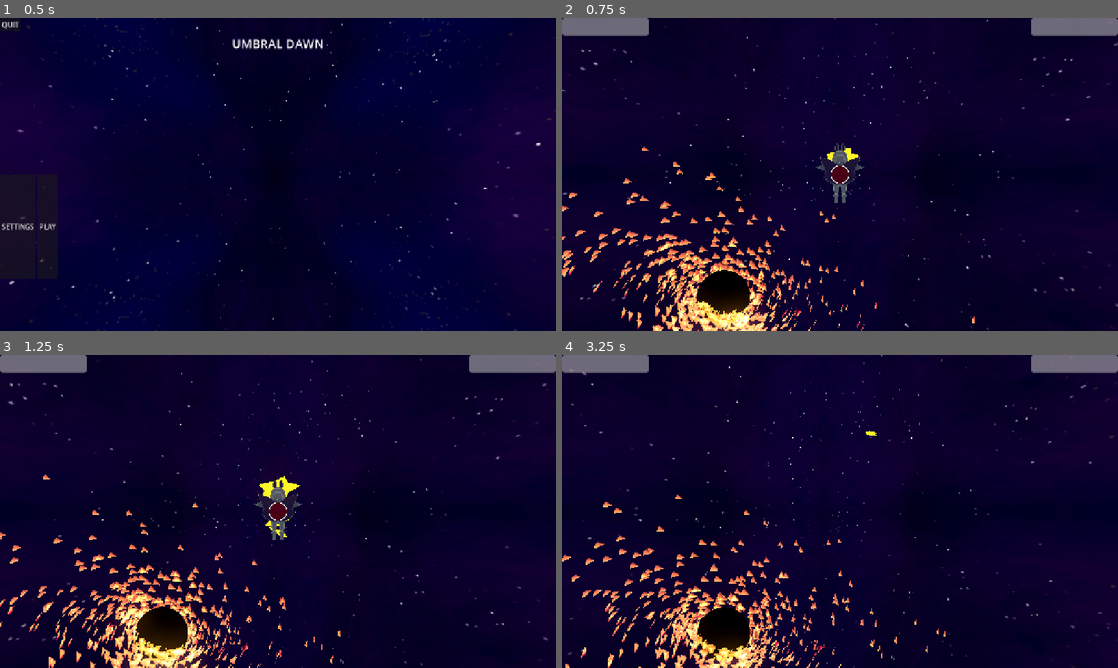
Above: before the commit, frames 1-4 (two rows, left to right).
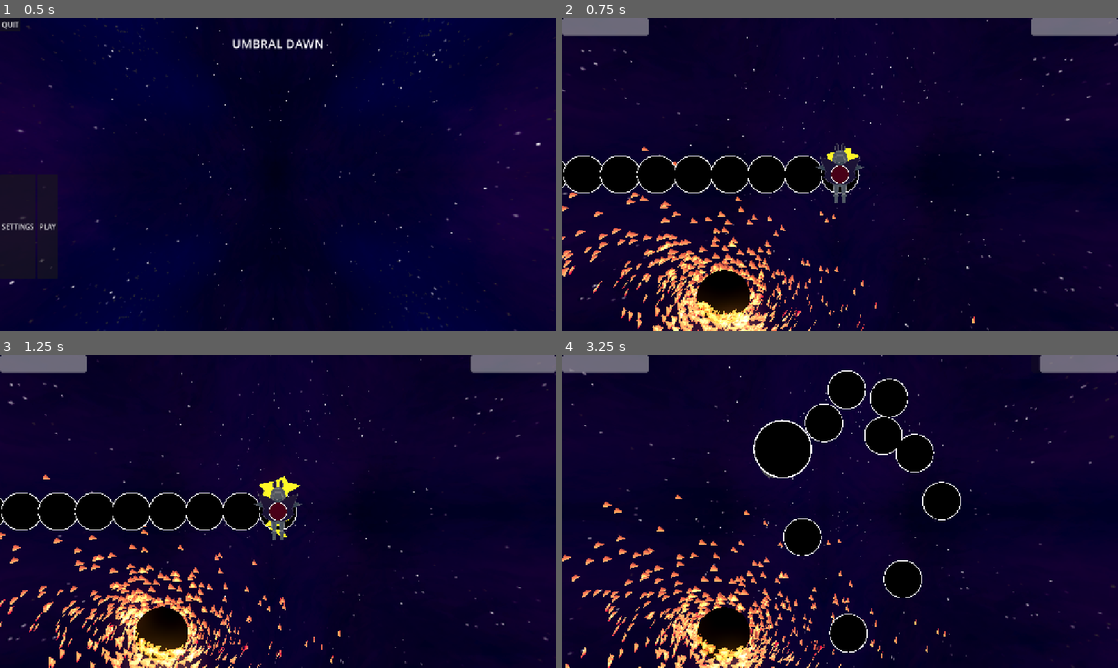
Above: after the commit, the same moments.

Repository: thomaskareka/csce552-3d
Game: Godot game, scene res://scenes/MainMenu.tscn
Two runs of this game, one before a commit and one after it. Both use one fixed random seed, a clock stepped at 60 frames per second and the inputs below.
Inputs (mouse positions are in pixels of both pictures, inside the frame that each line leads up to):
- Up to frame 1 (0.5 s): no input
- Up to frame 2 (0.75 s): click "PLAY" at 0.5 s
- Up to frame 3 (1.25 s): no input
- Up to frame 4 (3.25 s): move the mouse to (867, 511) at 1.27 s; press the mouse at (867, 511) at 1.28 s; hold W (move_up) from 1.28 s (still down); move the mouse to (812, 511) at 2.02 s; release the mouse at (812, 511) at 2.03 s; right-click (812, 511) at 2.1 s; move the mouse to (851, 505) at 2.77 s; press the mouse at (851, 505) at 2.78 s

Frame 1 is identical in both runs. In frame 2, 4.9% of the frame differs, in the area x 0-54%, y 44-56%; in frame 3, 4.9%; in frame 4, 7.7%, in the area x 34-87%, y 0-96%.

Commit message:
fix health system

Diff:
--- a/components/ai/blob_ai.gd
+++ b/components/ai/blob_ai.gd
@@ -1,7 +1,9 @@
 extends EnemyAI
 class_name BlobEnemyAI
 const BLOB_SCENE = preload("uid://b578iscp5s8yq")
+const CHILD_HEALTH_SCENE = preload("uid://dotxcjf3uwy8b")
 const BLOB_COUNT = 10
+@onready var health_system: HealthSystem = $HealthSystem
 
 @export var TARGET_Z = 20
 
@@ -13,4 +15,8 @@
 		new_blob.position.x += i * 2
 		add_child(new_blob)
 		blobs.append(new_blob)
+
+		var child_health: ChildHealth = CHILD_HEALTH_SCENE.instantiate()
+		child_health.init(health_system)
+		new_blob.add_child(child_health)
 	super._ready()
--- a/components/colliders/projectile_collider.gd
+++ b/components/colliders/projectile_collider.gd
@@ -28,7 +28,9 @@
 	if target_parent.has_node("HealthSystem"):
 		var hs: HealthSystem = target_parent.get_node("HealthSystem")
 		hs.take_damage(damage)
-
+	elif target_parent.has_node("ChildHealth"):
+		var ch: ChildHealth = target_parent.get_node("ChildHealth")
+		ch.take_damage(damage)
 	if SELF_DESTRUCT:
 		var parent = get_parent()
 		parent.despawn.emit(parent)
--- /dev/null
+++ b/components/gameplay/ChildHealth.tscn
@@ -0,0 +1,6 @@
+[gd_scene load_steps=2 format=3 uid="uid://dotxcjf3uwy8b"]
+
+[ext_resource type="Script" uid="uid://bjfp7bkwfmpeh" path="res://components/gameplay/child_health.gd" id="1_iiekx"]
+
+[node name="ChildHealth" type="Node"]
+script = ExtResource("1_iiekx")
--- /dev/null
+++ b/components/gameplay/child_health.gd
@@ -0,0 +1,12 @@
+extends Node
+class_name ChildHealth
+
+var hs: HealthSystem
+
+func init(health_system: HealthSystem):
+	hs = health_system
+
+func take_damage(damage: int):
+	print(hs)
+	if hs:
+		hs.take_damage(damage)
--- a/components/gameplay/health_system.gd
+++ b/components/gameplay/health_system.gd
@@ -13,6 +13,9 @@
 signal health_changed(current: int, max: int, type: EntityType)
 signal died(type: EntityType)
 
+func _ready() -> void:
+	current_health = max_health
+
 func take_damage(amount: int):
 	current_health = max(current_health - amount, 0)
 	health_changed.emit(current_health, max_health, entity_type)
--- a/objects/boss01/Boss01.tscn
+++ b/objects/boss01/Boss01.tscn
@@ -1,6 +1,7 @@
-[gd_scene load_steps=10 format=3 uid="uid://bij33rgmt2n2h"]
+[gd_scene load_steps=11 format=3 uid="uid://bij33rgmt2n2h"]
 
 [ext_resource type="Script" uid="uid://bl3vojitachid" path="res://components/ai/blob_ai.gd" id="1_hgrkj"]
+[ext_resource type="PackedScene" uid="uid://1hoyngcpgbsi" path="res://components/gameplay/HealthSystem.tscn" id="2_0t087"]
 [ext_resource type="PackedScene" uid="uid://f7uiqvdwatqk" path="res://components/ai/StateMachine.tscn" id="2_nnc8w"]
 [ext_resource type="PackedScene" uid="uid://xvs1lencgiw4" path="res://components/ai/states/blobs/CircleIdle.tscn" id="3_nnc8w"]
 [ext_resource type="PackedScene" uid="uid://cvkcb21qu663b" path="res://components/ai/states/attacks/RandomProjectile.tscn" id="4_qnv2c"]
@@ -13,8 +14,12 @@
 [node name="Boss01" type="Node3D" groups=["Boss"]]
 script = ExtResource("1_hgrkj")
 
+[node name="HealthSystem" parent="." instance=ExtResource("2_0t087")]
+max_health = 500
+entity_type = 1
+
 [node name="StateMachine" parent="." instance=ExtResource("2_nnc8w")]
-start_state = "a_fly_to_player"
+start_state = "a_fly_to_player_projectile"
 state_scenes = Dictionary[String, PackedScene]({
 "a_dvd_bounce": ExtResource("5_55rk3"),
 "a_fly_to_player": ExtResource("6_5gcq7"),
--- a/objects/boss01/BossBlob.tscn
+++ b/objects/boss01/BossBlob.tscn
@@ -62,7 +62,6 @@
 shape = SubResource("SphereShape3D_reay4")
 
 [node name="MeshInstance3D" type="MeshInstance3D" parent="."]
-visible = false
 mesh = SubResource("SphereMesh_reay4")
 
 [node name="MeshInstance3D" type="MeshInstance3D" parent="MeshInstance3D"]
--- a/scenes/Gameplay.tscn
+++ b/scenes/Gameplay.tscn
@@ -55,3 +55,4 @@
 
 [node name="Boss01" parent="." instance=ExtResource("7_4rwr5")]
 transform = Transform3D(1, 0, 0, 0, 1, 0, 0, 0, 1, 0, 0, 20)
+TARGET_Z = null
Not shown, added: components/gameplay/child_health.gd.uid
